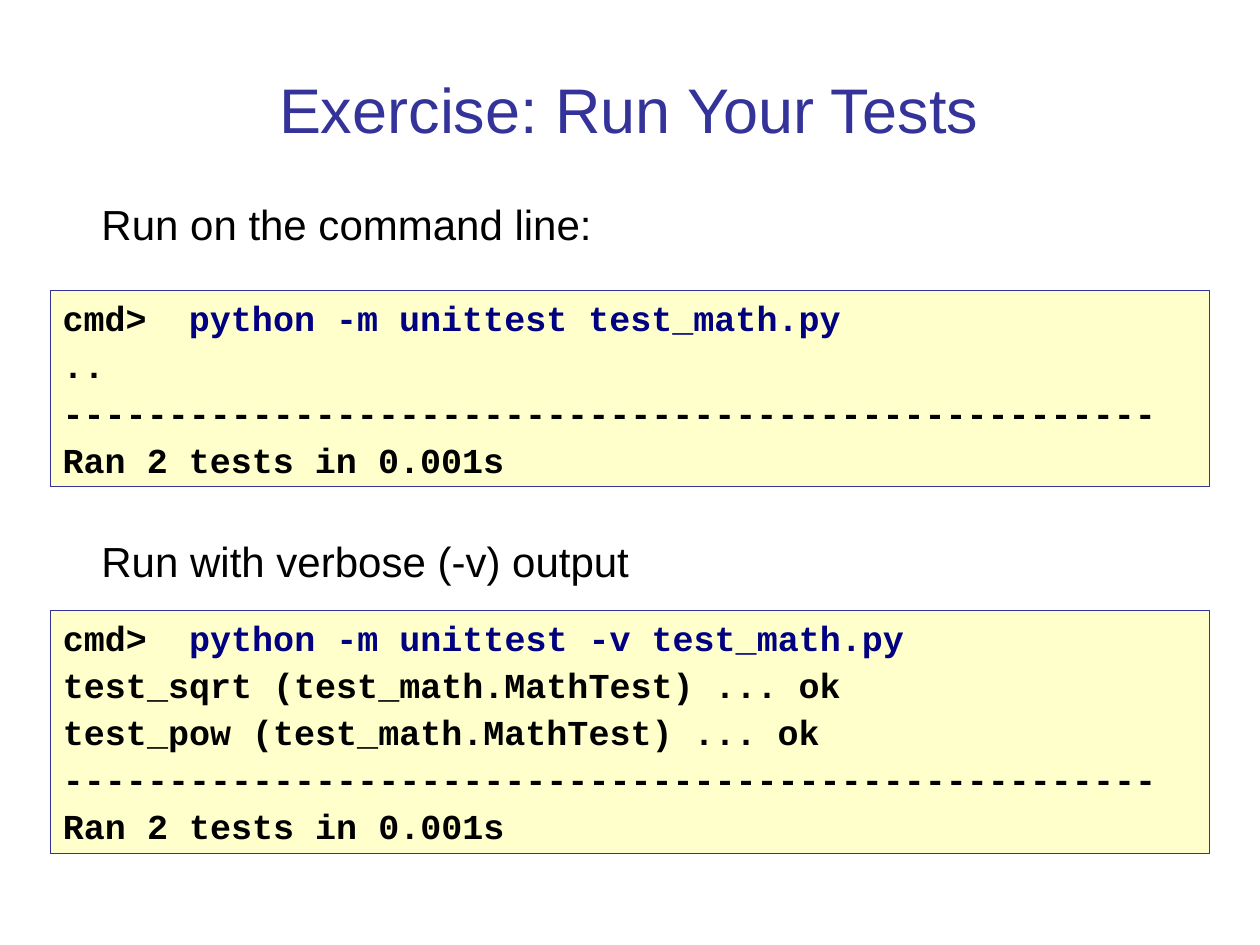
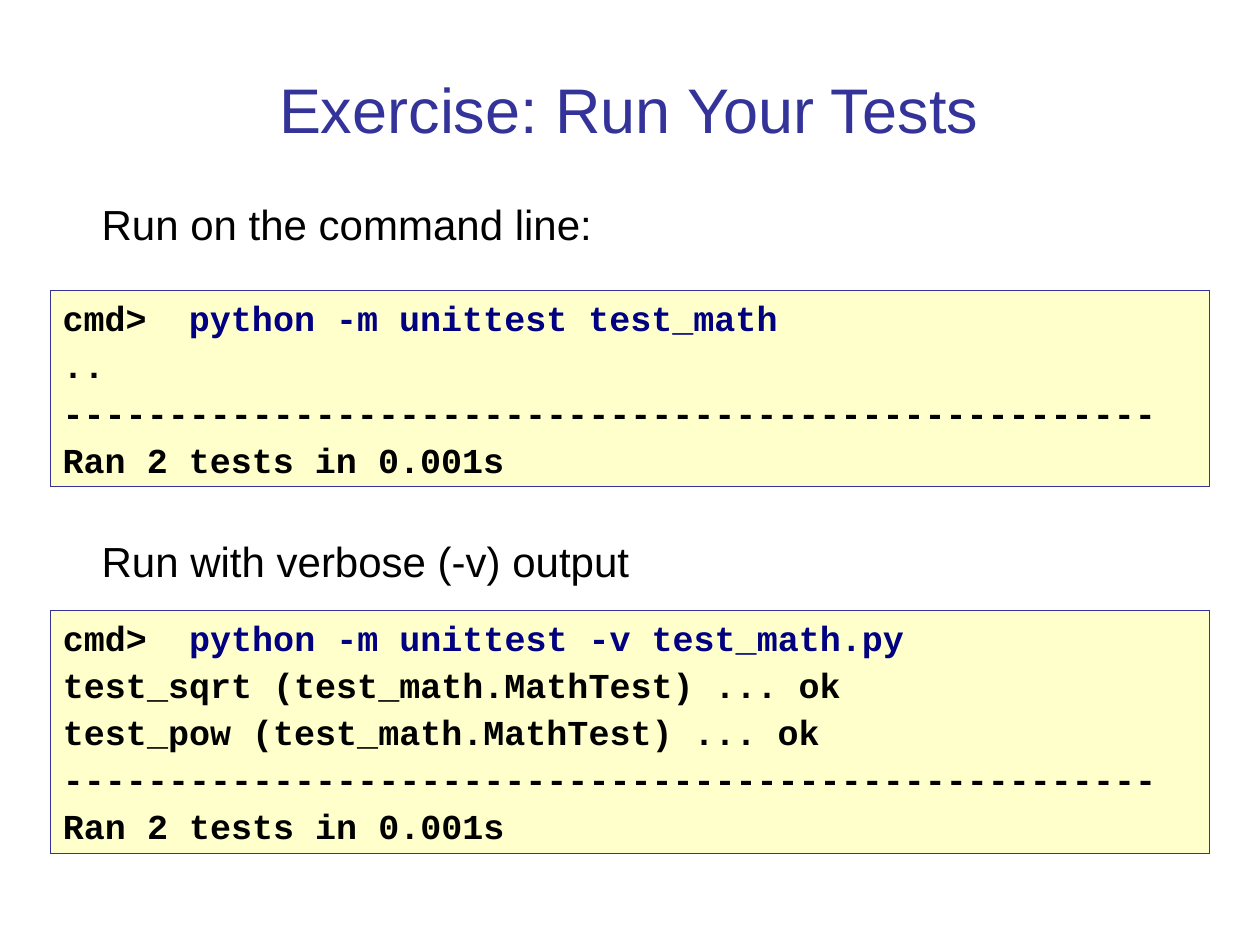
Before and after one commit to cpske/ISP, a slide deck: slide 7 of testing/PythonUnitTesting.ppt. Drawn at 1260x945 pixels with LibreOffice and Linux fonts; fonts in the diff are those of the drawing. Boxes give left, top, right and bottom in pixels: in the first picture for what was removed or moved away, otherwise in the second. Text is boxed around its words. In the diff, an @@ line names an element or a change of style, - is before the commit and + after.

```diff
--- a/testing/PythonUnitTesting.ppt
+++ b/testing/PythonUnitTesting.ppt
@@ text in rectangle at <box>63,307,777,339</box>: text changed @@
-cmd> python -m unittest test_math.py
+cmd> python -m unittest test_math
```
Also in this commit, not shown: 2 other slides changed, 3 other files.
